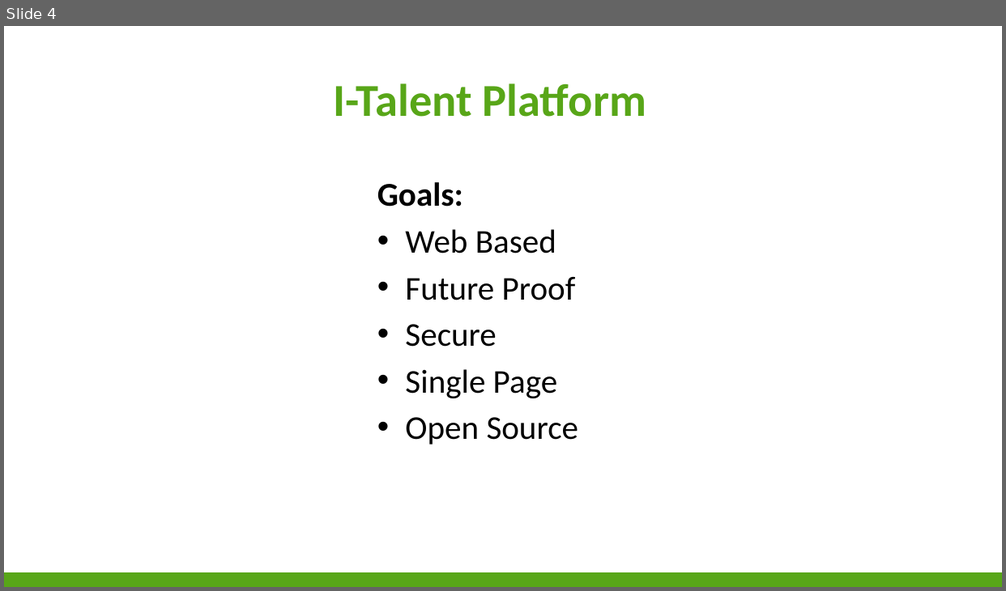
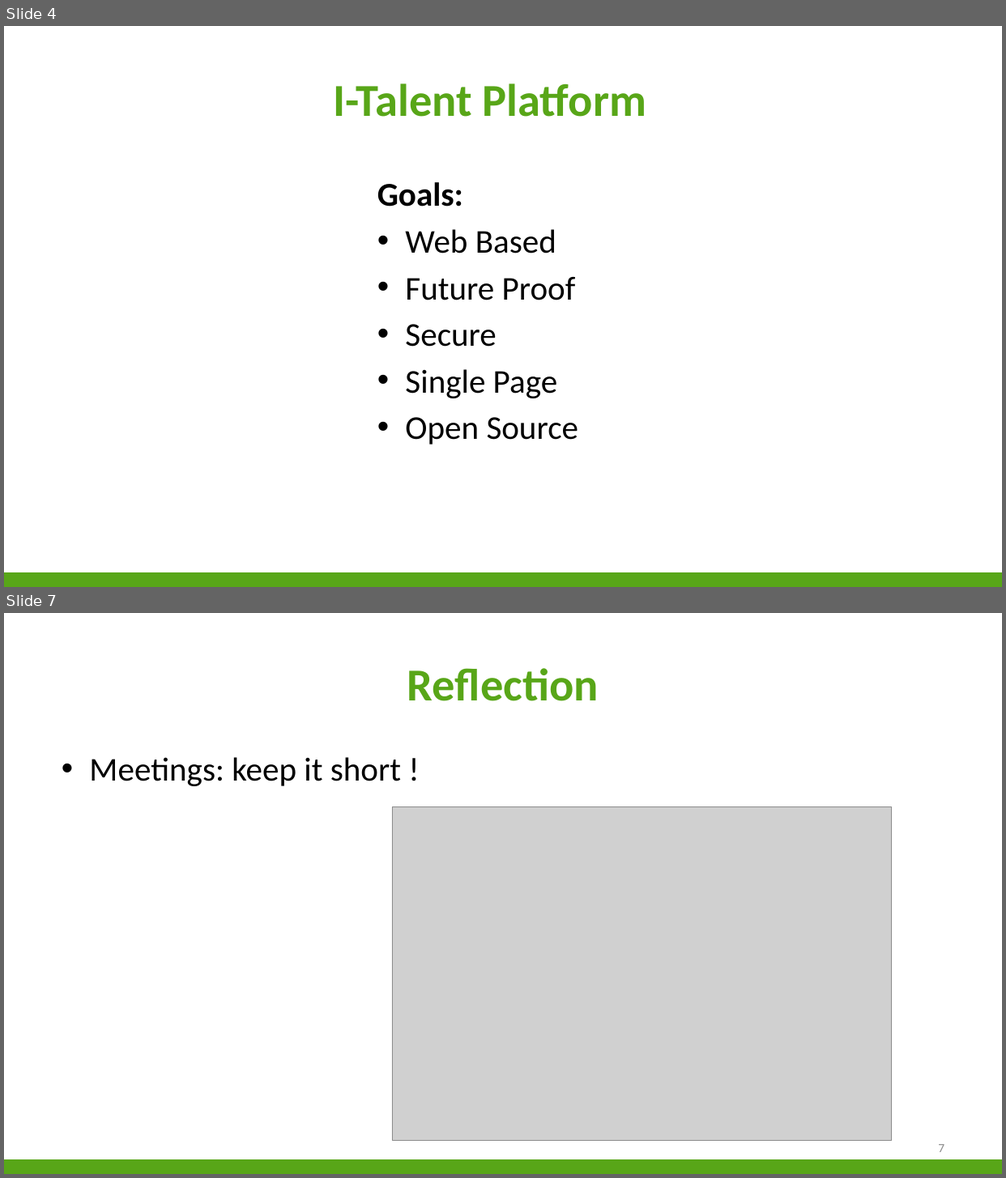
Before and after one commit to niekvandael/iTalent, a slide deck: italent/documents/english/EnglishPresentation.pptx. Shown one above the other, each under a label of ours: slide 4 before the commit, slides 4 and 7 after it; the slides between them are not shown. The pictures are 1006x591 and 1006x1178 pixels, drawn with LibreOffice and Linux fonts; fonts in the diff are those of the drawing; grey boxes stand for pictures; background and template pictures are left out. Boxes give left, top, right and bottom in pixels: in the first picture for what was removed or moved away, otherwise in the second. Text is boxed around its words. In the diff, an @@ line names an element or a change of style, - is before the commit and + after.

```diff
--- a/italent/documents/english/EnglishPresentation.pptx
+++ b/italent/documents/english/EnglishPresentation.pptx
@@ slide 7 added at (4, 613, 1002, 1174), background #FFFFFF; not listed: 1 template element that a slide beside it also shows @@
@@ title added at (407, 668, 599, 701), 44 pt, text #58A618, bold @@
+Reflection
@@ text added at (89, 757, 401, 786), 32 pt, text #000000 @@
+• Meetings: keep it short !
@@ picture added at (392, 807, 891, 1141) @@
@@ page number added at (938, 1144, 944, 1152), 12 pt, text #898989 @@
+7
```
Also in this commit, not shown: 1 slide changed, 5 other slides added, 1 slide removed.
